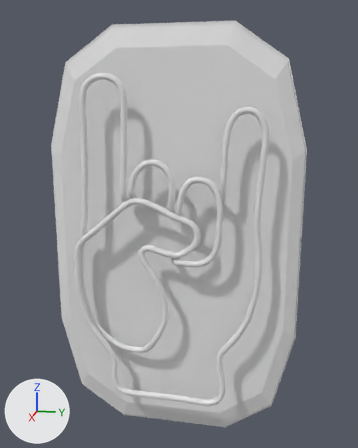
The FBX model Assets/Models/RockOnHandSign(NeonVr).fbx, before and after one commit.
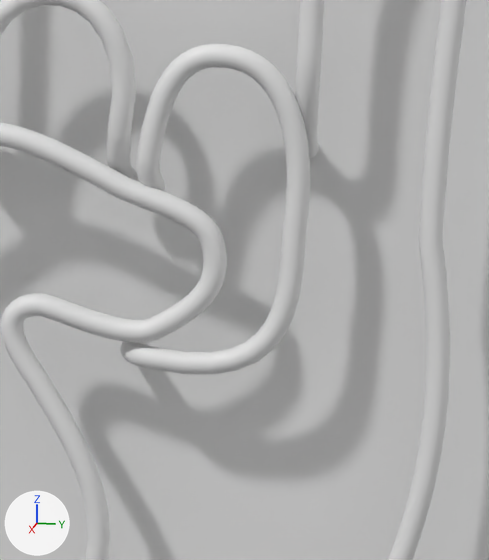
Each version appears first whole from a 50 mm camera at (4.43, 1.07, 1.42) aimed at (-0.21, 0.14, 0.26), and next in a close-up on the part from 39% to 76% of the width and 37% to 71% of the height. The lights are fixed; the arrows at lower left show +X, +Y and +Z. Where no turn or scale is listed for an object, it has been applied to the vertices.

Objects in the first close-up: 'BezierCurve', 'Cube'.
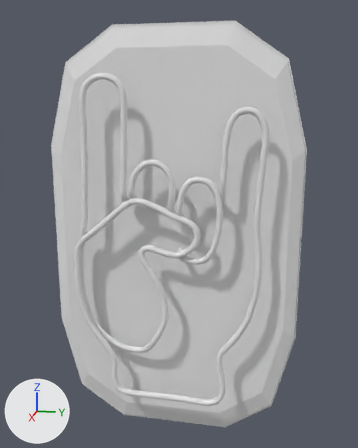
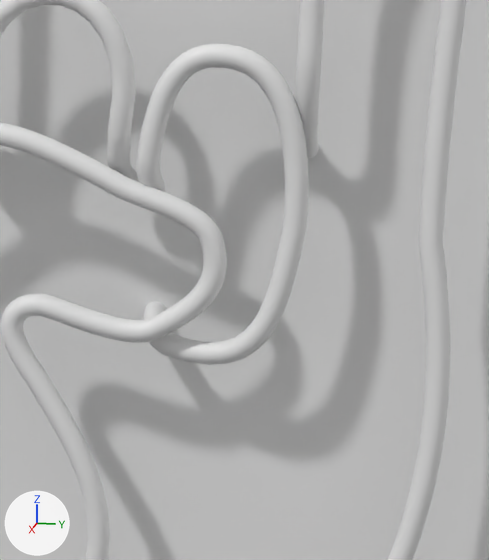
Where the newer file only moved an object's origin or applied its transform, the numbers keep the older frame.

What differs and where, as boxes (x1, y1, x2, y2) in the close-ups (489 x 560 px):
'BezierCurve', reshaped, turned: before (0, 0, 466, 560); after (0, 0, 467, 560)

Diff of the bpy script that builds the scene:
```diff
--- a/Assets/Models/RockOnHandSign(NeonVr).fbx.py
+++ b/Assets/Models/RockOnHandSign(NeonVr).fbx.py
@@ me_beziercurve @@
 # used by ob_beziercurve; location = (0.0, 0.0, 0.0); rotation_euler = (0.0, 1.571, 0.0), in degrees (0, 90, 0)
-me_beziercurve.from_pydata(...)  # 5340 vertices, 5328 faces; spans x -1.67..1.57, y -0.88..0.98, z -0.2..0.03
+me_beziercurve.from_pydata(...)  # 5340 vertices, 5328 faces; spans x -0.2..0.03, y -0.88..0.98, z -1.57..1.67
+# me_beziercurve part 1: 5334 of 5340 vertices moved; they spanned x -1.67..1.57, y -0.88..0.98, z -0.2..0.03 and now span x -0.2..0.03, y -0.88..0.98, z -1.57..1.67; mean shift (0.09, 0.0, 0.13); largest move (-1.67, -0.51, -0.01) -> (0.02, -0.51, 1.67)
@@ ob_beziercurve @@
 ob_beziercurve.location = (0.0, 0.0, 0.0)
-ob_beziercurve.rotation_euler = (0.0, 1.571, 0.0)  # degrees (0, 90, 0)
```
